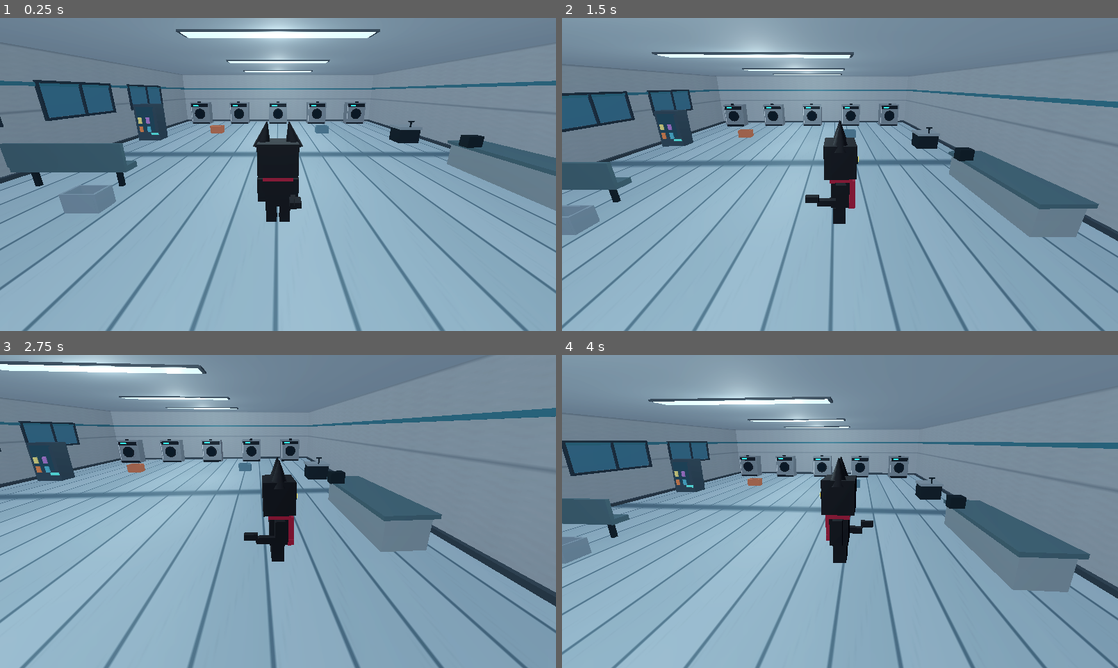
Above: before the commit, frames 1-4 (two rows, left to right).
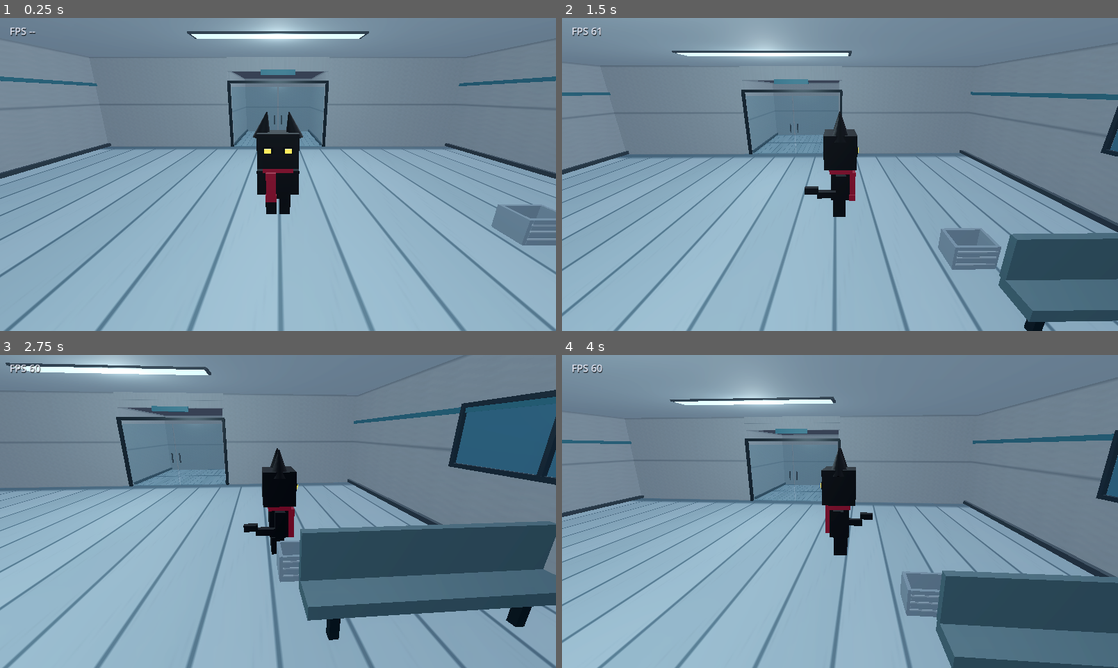
Above: after the commit, the same moments.

Repository: jhooni467/Brain-Concept-
Game: Godot game, scene res://scenes/main.tscn
The game is run twice, just before and just after one commit, with the same random seed, the same clock (stepped at 60 frames per second) and the same inputs.
Inputs (mouse positions are in pixels of both pictures, inside the frame that each line leads up to):
- Up to frame 1 (0.25 s): no input
- Up to frame 2 (1.5 s): tap Enter at 0.5 s; move the mouse to (962, 158) at 0.52 s; hold D (move_right) 0.53-1.25 s; click (962, 158) at 0.67 s; tap Space (jump) at 0.77 s; drag from (728, 190) to (812, 237) at 1.27 s
- Up to frame 3 (2.75 s): move the mouse to (333, 442) at 2.02 s; hold D (move_right) from 2.03 s (still down)
- Up to frame 4 (4 s): release D (move_right) at 2.75 s; drag from (812, 574) to (673, 464) at 2.77 s; move the mouse to (1006, 558) at 3.52 s; hold A (move_left) from 3.53 s (still down); tap Space (jump) at 3.77 s

The runs differ from the first frame. In frame 1, 25% of the frame differs, in the area x 0-100%, y 3-100%; in frame 2, 30%; in frame 3, 35%, in the area x 0-100%, y 1-100%; in frame 4, 31%.

Commit message:
feat: add FPS HUD and front-facing orbit camera defaults

Diff:
--- a/scripts/main.gd
+++ b/scripts/main.gd
@@ -6,13 +6,15 @@
 
 const CAMERA_DISTANCE: float = 6.4
 const CAMERA_DRAG_SENSITIVITY: float = 0.0045
-const CAMERA_MIN_PITCH: float = deg_to_rad(-8.0)
-const CAMERA_MAX_PITCH: float = deg_to_rad(58.0)
+const CAMERA_MIN_PITCH: float = deg_to_rad(-10.0)
+const CAMERA_MAX_PITCH: float = deg_to_rad(64.0)
 
 var player: CharacterBody3D
 var follow_camera: Camera3D
-var camera_yaw: float = 0.0
-var camera_pitch: float = deg_to_rad(19.0)
+var fps_label: Label
+var camera_yaw: float = PI
+var camera_pitch: float = deg_to_rad(18.0)
+var _fps_update_timer: float = 0.0
 
 
 func _ready() -> void:
@@ -22,21 +24,28 @@
 	var world := WORLD_SCENE.instantiate()
 	add_child(world)
 
+	_create_touch_hud()
+
 	player = AXEL_SCENE.instantiate() as CharacterBody3D
-	player.position = Vector3(0.0, 0.0, 8.0)
+	player.position = Vector3(0.0, 0.0, 8.5)
+	player.set("camera_yaw", camera_yaw)
 	add_child(player)
 
 	_create_camera()
-	_create_touch_hud()
 
 
 func _process(delta: float) -> void:
+	_update_camera(delta)
+	_update_fps_counter(delta)
+
+
+func _update_camera(delta: float) -> void:
 	if not is_instance_valid(player) or not is_instance_valid(follow_camera):
 		return
 
 	player.set("camera_yaw", camera_yaw)
 
-	var focus_point := player.global_position + Vector3(0.0, 1.35, 0.0)
+	var focus_point := player.global_position + Vector3(0.0, 1.12, 0.0)
 	var camera_offset := Vector3(
 		0.0,
 		sin(camera_pitch) * CAMERA_DISTANCE,
@@ -54,15 +63,16 @@
 	follow_camera.name = "OrbitCamera"
 	follow_camera.fov = 66.0
 	follow_camera.near = 0.05
-	follow_camera.far = 90.0
+	follow_camera.far = 220.0
 	add_child(follow_camera)
 
-	var focus_point := player.global_position + Vector3(0.0, 1.35, 0.0)
+	var focus_point := player.global_position + Vector3(0.0, 1.12, 0.0)
 	var camera_offset := Vector3(
 		0.0,
 		sin(camera_pitch) * CAMERA_DISTANCE,
 		cos(camera_pitch) * CAMERA_DISTANCE
-	)
+	).rotated(Vector3.UP, camera_yaw)
+
 	follow_camera.global_position = focus_point + camera_offset
 	follow_camera.look_at(focus_point, Vector3.UP)
 	follow_camera.current = true
@@ -76,7 +86,29 @@
 
 	var touch_controls := TOUCH_CONTROLS_SCENE.instantiate()
 	ui_layer.add_child(touch_controls)
-	touch_controls.connect("look_dragged", _on_camera_dragged)
+	touch_controls.look_dragged.connect(_on_camera_dragged)
+
+	fps_label = Label.new()
+	fps_label.name = "FPSCounter"
+	fps_label.text = "FPS --"
+	fps_label.position = Vector2(22.0, 14.0)
+	fps_label.modulate = Color(1.0, 1.0, 1.0, 0.9)
+	fps_label.add_theme_color_override("font_color", Color(0.94, 0.95, 1.0, 1.0))
+	fps_label.add_theme_color_override("font_shadow_color", Color(0.0, 0.0, 0.0, 0.75))
+	fps_label.add_theme_constant_override("shadow_offset_x", 1)
+	fps_label.add_theme_constant_override("shadow_offset_y", 2)
+	fps_label.add_theme_font_size_override("font_size", 23)
+	ui_layer.add_child(fps_label)
+
+
+func _update_fps_counter(delta: float) -> void:
+	_fps_update_timer += delta
+	if _fps_update_timer < 0.25:
+		return
+
+	_fps_update_timer = 0.0
+	if is_instance_valid(fps_label):
+		fps_label.text = "FPS %d" % Engine.get_frames_per_second()
 
 
 func _on_camera_dragged(delta: Vector2) -> void:
